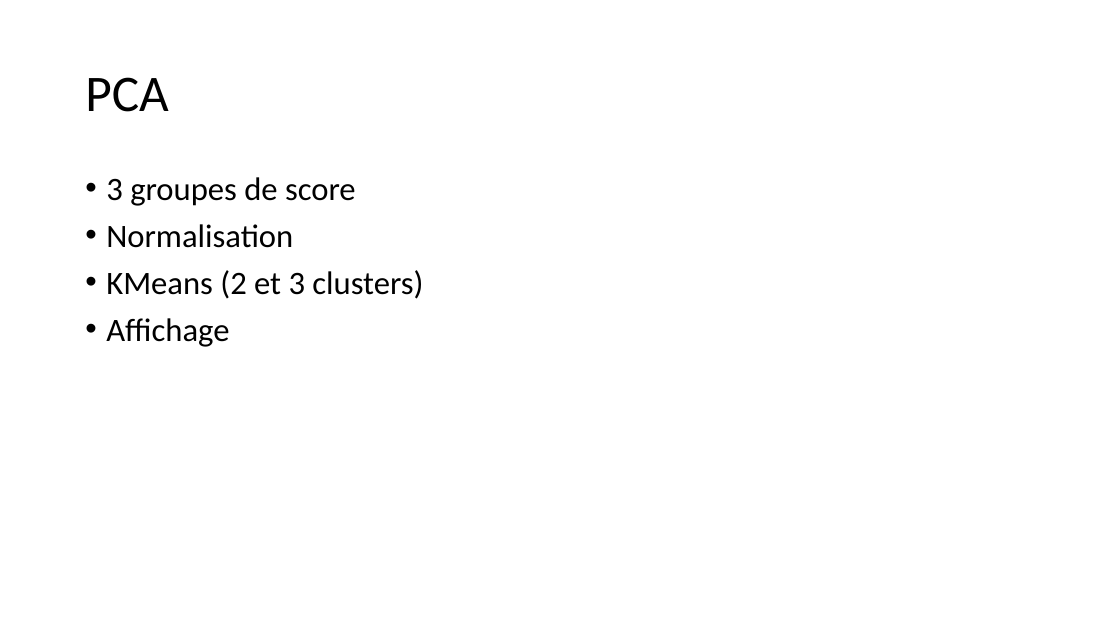
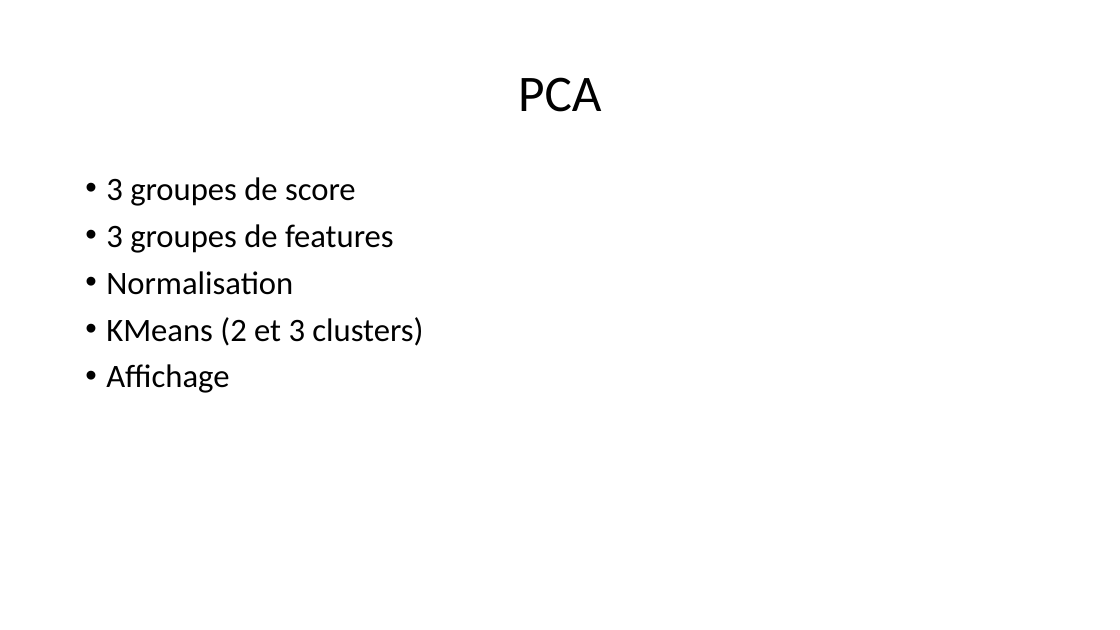
Before and after one commit to morganscao/Projet3, a slide deck: slide 10 of Rapport/Moteur de recommandations de films.pptx. Drawn at 1120x630 pixels with LibreOffice and Linux fonts; fonts in the diff are those of the drawing. Boxes give left, top, right and bottom in pixels: in the first picture for what was removed or moved away, otherwise in the second. Text is boxed around its words. In the diff, an @@ line names an element or a change of style, - is before the commit and + after.

```diff
--- a/Rapport/Moteur de recommandations de films.pptx
+++ b/Rapport/Moteur de recommandations de films.pptx
@@ title "PCA" at (518, 77, 602, 112): alignment left to centre @@
@@ text at (106, 224, 394, 253): paragraph added @@
+• 3 groupes de features
```
Also in this commit, not shown: 21 other slides changed, 2 slides added, 2 slides removed, 2 other files.
